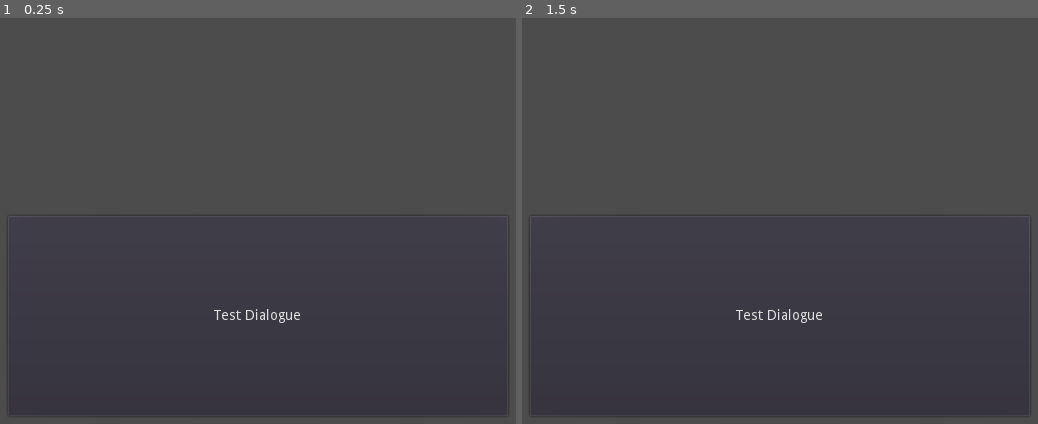
Above: before the commit, frames 1-2 (left to right).
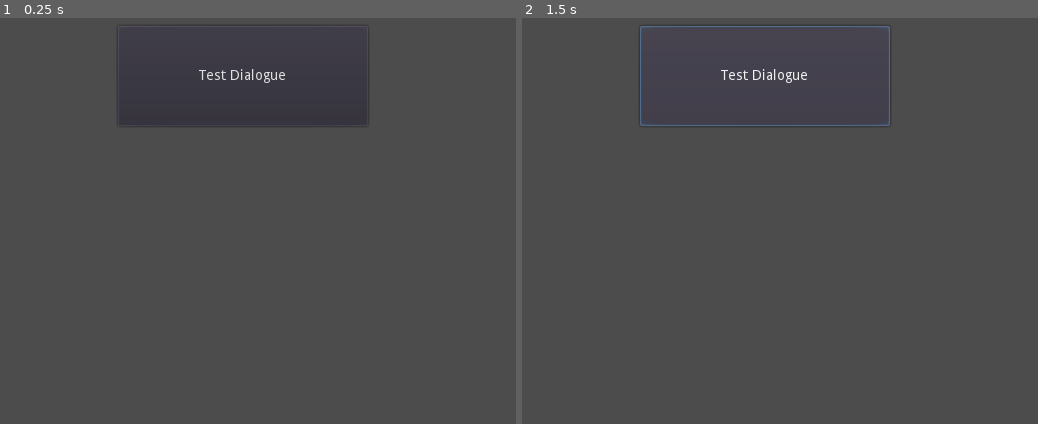
Above: after the commit, the same moments.

Repository: noitisoprepus/godot-cads
Game: Godot game, scene res://Scenes/Game.tscn
Two runs of this game, one before a commit and one after it. Both use one fixed random seed, a clock stepped at 60 frames per second and the inputs below.
Inputs:
- Up to frame 1 (0.25 s): no input
- Up to frame 2 (1.5 s): click "Test Dialogue" at 0.5 s; click "Test Dialogue" at 1.25 s

The runs differ from the first frame. In frame 1, 0.7% of the frame differs, in the area x 6-94%, y 12-98%; in frame 2, 0.9%, in the area x 6-94%, y 1-98%.

Commit message:
Some little progress. No more zero days. Been learning vim, and have been using it within vscode.

Diff:
--- a/demo/Scenes/Game.tscn
+++ b/demo/Scenes/Game.tscn
@@ -12,18 +12,22 @@
 script = ExtResource( 2 )
 
 [node name="UI" type="Control" parent="."]
-margin_right = 640.0
-margin_bottom = 480.0
+anchor_right = 1.0
+anchor_bottom = 1.0
+margin_right = -72.9601
+margin_bottom = -84.96
+
+[node name="DialogueUI" parent="UI" instance=ExtResource( 3 )]
+margin_right = 72.9601
+margin_bottom = 84.96
 
 [node name="Button" type="Button" parent="UI"]
-margin_left = 70.0
-margin_top = 240.0
-margin_right = 570.0
-margin_bottom = 440.0
+margin_left = 180.0
+margin_top = 50.0
+margin_right = 430.0
+margin_bottom = 150.0
 action_mode = 0
 text = "Test Dialogue"
 expand_icon = true
 
-[node name="DialogueUI" parent="UI" instance=ExtResource( 3 )]
-
 [connection signal="pressed" from="UI/Button" to="Interactable" method="_on_Button_pressed"]
--- a/demo/Scripts/Interactable.gd
+++ b/demo/Scripts/Interactable.gd
@@ -8,6 +8,7 @@
 
 var is_interacting: bool = false
 
+# Just a placeholder function
 func _on_Button_pressed():
 	if not is_interacting:
 		is_interacting = true
--- /dev/null
+++ b/demo/Scripts/Interaction.gd
@@ -0,0 +1,4 @@
+class_name Interaction
+extends Resource
+
+export var last_state = ""
--- /dev/null
+++ b/demo/Scripts/SaveGame.gd
@@ -0,0 +1,2 @@
+class_name SaveGame
+extends Resource
--- a/demo/project.godot
+++ b/demo/project.godot
@@ -7,6 +7,22 @@
 ;   param=value ; assign values to parameters
 
 config_version=4
+
+_global_script_classes=[ {
+"base": "Resource",
+"class": "Interaction",
+"language": "GDScript",
+"path": "res://Scripts/Interaction.gd"
+}, {
+"base": "Resource",
+"class": "SaveGame",
+"language": "GDScript",
+"path": "res://Scripts/SaveGame.gd"
+} ]
+_global_script_class_icons={
+"Interaction": "",
+"SaveGame": ""
+}
 
 [application]
 
@@ -22,7 +38,7 @@
 
 window/size/width=640
 window/size/height=480
-window/size/borderless=true
+window/size/resizable=false
 
 [physics]
 
